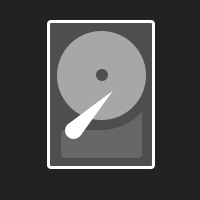
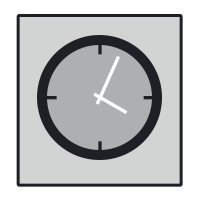
Before/after of a 200 × 200 layered artwork. What changed in the layer stack:
showed group "fig-time.svg" (7 layers) over [16, 14, 183, 187]
painted on "Shape 3 copy 3" over [39, 36, 162, 159]
painted on "Ellipse 1" over [37, 35, 162, 160]
painted on "Rounded Rectangle 2" (3rd of 4, in "fig-time.svg") over [16, 14, 183, 187]
hid group "fig-hdd.svg" (4 layers) over [47, 20, 155, 169]
hid "Background" over [0, 0, 200, 200]
